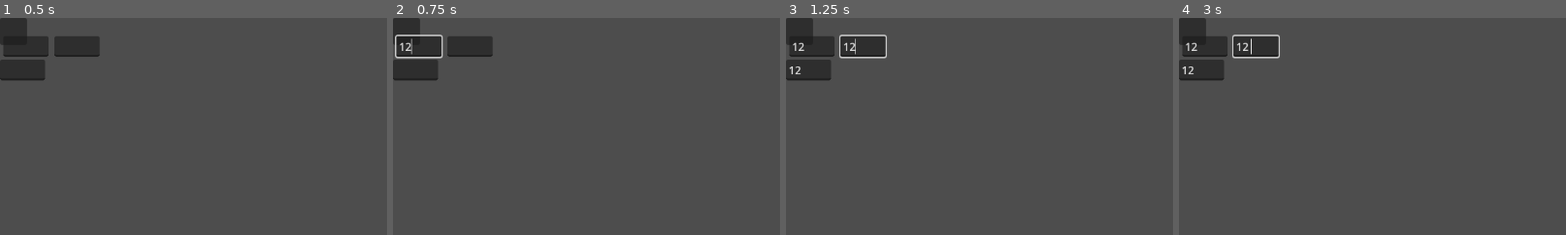
Above: before the commit, frames 1-4 (left to right).
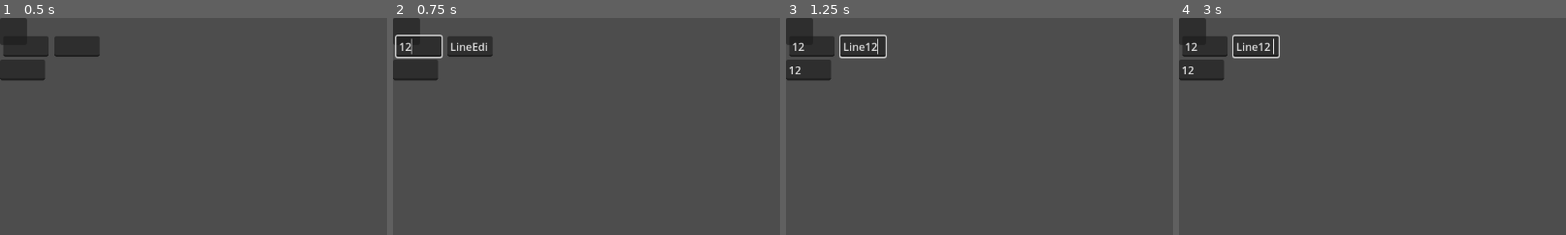
Above: after the commit, the same moments.

Repository: MoPaMo/NodeLineJS
Game: Godot game, scene res://control.tscn
Two runs of this game, one before a commit and one after it. Both use one fixed random seed, a clock stepped at 60 frames per second and the inputs below.
Inputs (mouse positions are % of the whole screen's width and height, from its top left):
- Up to frame 1 (0.5 s): no input
- Up to frame 2 (0.75 s): click (3, 7) at 0.52 s; type "12" at 0.6 s
- Up to frame 3 (1.25 s): click (3, 12) at 0.75 s; type "12" at 0.83 s; click (10, 7) at 0.98 s; type "12" at 1.07 s
- Up to frame 4 (3 s): tap Enter at 2 s; tap Space at 2.75 s
The pictures show only the part of the screen within x 0-50%, y 0-50%; the shares and areas given below are measured in that part.

Frame 1 is identical in both runs. In frame 2, 0.2% of the frame differs, in the area x 15-25%, y 11-16%; in frame 3, 0.2%, in the area x 15-24%, y 9-17%; in frame 4, 0.2%.
Error before the commit: Parse Error: Expected closing ")" after call arguments. (res://default_node.gd:4)

Commit message:
fixed errors by excluding lambda function

Diff:
--- a/default_node.gd
+++ b/default_node.gd
@@ -1,21 +1,44 @@
 extends Panel
 
 # Declare variables for the LineEdit nodes
-@onready var input_boxes = $VBoxContainer/InOutSection/Ins.get_children().filter(lambdanode: node is HBoxContainer)
-@onready var output_boxes = $VBoxContainer/InOutSection/Outs.get_children().filter(lambdanode: node is HBoxContainer)
+@onready var input_boxes = get_input_boxes()
+@onready var output_boxes = get_output_boxes()
 
-#@onready var line_edit_3 = $VBoxContainer/InOutSection/Outs/HBoxContainer3/LineEdit
+# Assuming you have specific LineEdit nodes you want to reference
+@onready var line_edit_1 = input_boxes[0].get_node("LineEdit") if input_boxes.size() > 0 else null
+@onready var line_edit_2 = input_boxes[1].get_node("LineEdit") if input_boxes.size() > 1 else null
+@onready var line_edit_3 = output_boxes[0].get_node("LineEdit") if output_boxes.size() > 0 else null
 
 func _ready():
 	# Connect the text_changed signal to custom methods using Callable
 	for input_box in input_boxes:
-		input_box.line_edit.text_changed.connect(Callable(self, "_on_line_edit_text_changed"))
+		var line_edit = input_box.get_node("LineEdit")
+		line_edit.text_changed.connect(Callable(self, "_on_line_edit_text_changed"))
+
+# Function to get input boxes
+func get_input_boxes():
+	var children = $VBoxContainer/InOutSection/Ins.get_children()
+	var result = []
+	for child in children:
+		if child is HBoxContainer:
+			result.append(child)
+	return result
+
+# Function to get output boxes
+func get_output_boxes():
+	var children = $VBoxContainer/InOutSection/Outs.get_children()
+	var result = []
+	for child in children:
+		if child is HBoxContainer:
+			result.append(child)
+	return result
 
 # Define the custom methods to handle the signal
 func _on_line_edit_text_changed(new_text: String) -> void:
-	print("Text in LineEdit 1 changed to: ", new_text)
+	print("Text in LineEdit changed to: ", new_text)
 	_update_line_edit_3()
 
 func _update_line_edit_3() -> void:
-	var combined_text = "LineEdit1: %s, LineEdit2: %s" % [line_edit_1.text, line_edit_2.text]
-	line_edit_3.text = combined_text
+	if line_edit_1 and line_edit_2 and line_edit_3:
+		var combined_text = "LineEdit1: %s, LineEdit2: %s" % [line_edit_1.text, line_edit_2.text]
+		line_edit_3.text = combined_text
